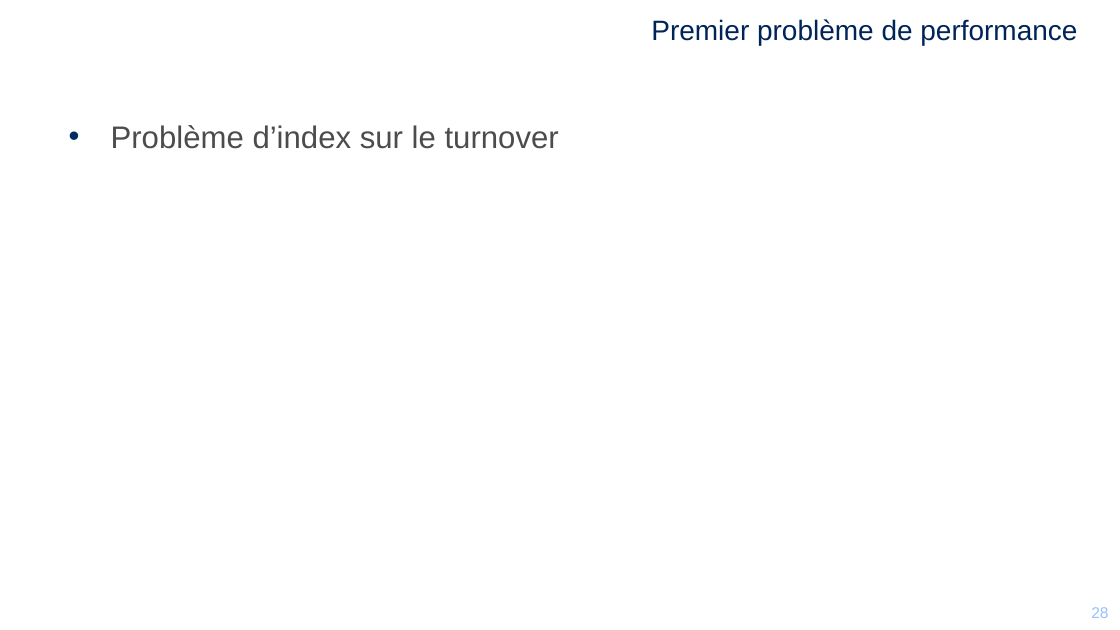
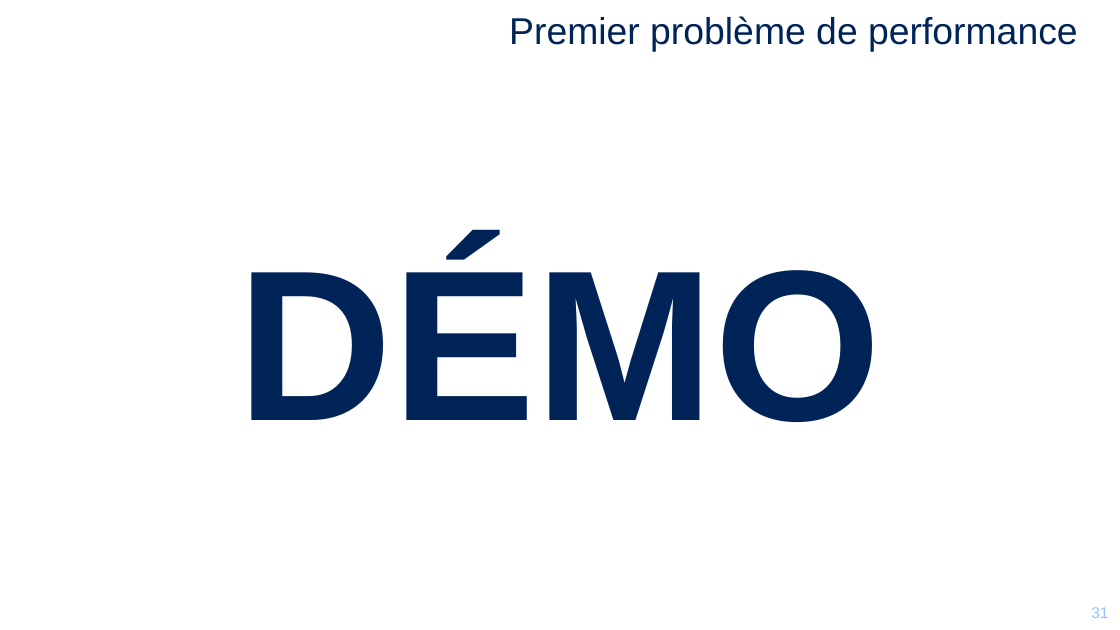
Before and after one commit to mikrob/perfuniversity, a slide deck: slide 31 of PerfUniversity.pptx (slide 28 before the commit). Drawn at 1120x630 pixels with LibreOffice and Linux fonts; fonts in the diff are those of the drawing; background and template pictures are left out. Boxes give left, top, right and bottom in pixels: in the first picture for what was removed or moved away, otherwise in the second. Text is boxed around its words. In the diff, an @@ line names an element or a change of style, - is before the commit and + after.

```diff
--- a/PerfUniversity.pptx
+++ b/PerfUniversity.pptx
@@ title "Premier problème de performance" at (x1=509, y1=16, x2=1078, y2=52): size 18 to 24 pt @@
@@ text removed at (x1=111, y1=125, x2=559, y2=149) @@
-• Problème d’index sur le turnover
@@ text added at (x1=238, y1=250, x2=882, y2=422), 138 pt, text #002458, bold @@
+DÉMO
@@ page number at (x1=1082, y1=607, x2=1099, y2=618): text changed @@
-28
+31
@@ page number at (x1=1091, y1=607, x2=1108, y2=618): text changed @@
-28
+31
```
Also in this commit, not shown: 13 other slides changed, 8 slides added, 12 slides removed.
